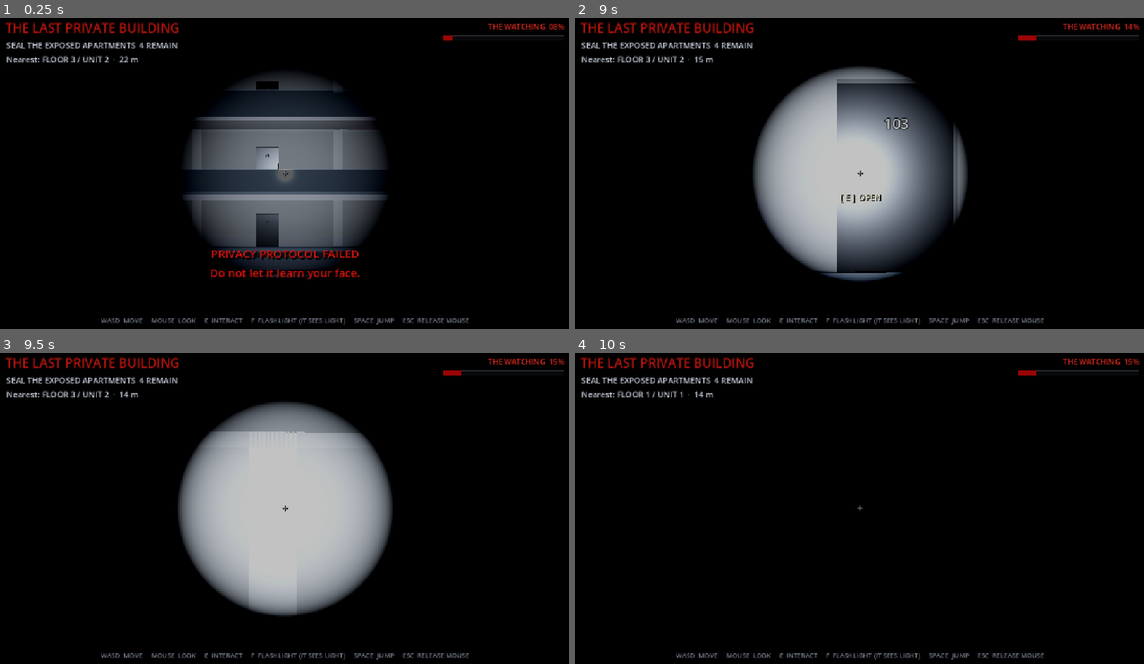
Above: before the commit, frames 1-4 (two rows, left to right).
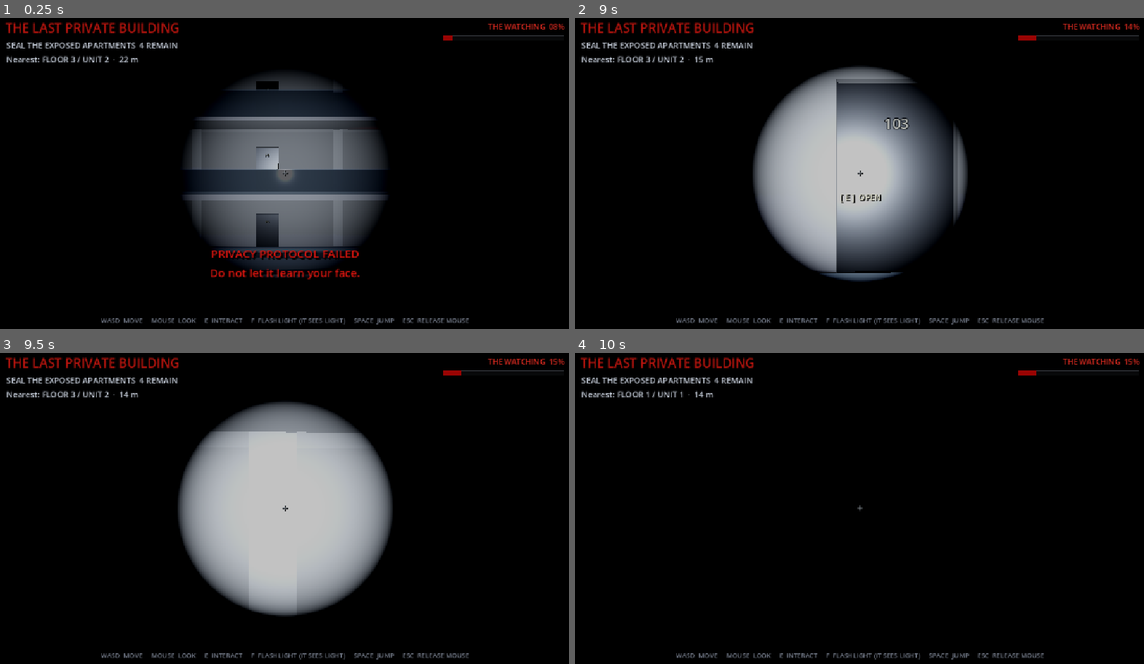
Above: after the commit, the same moments.

Repository: skorotkiewicz/privacy-apartments
Game: Godot game, scene res://main.tscn
Same seed, same stepped clock (60 frames per second), same inputs: the game is played once before the commit and once after it.
Inputs (mouse positions are in pixels of both pictures, inside the frame that each line leads up to):
- Up to frame 1 (0.25 s): no input
- Up to frame 2 (9 s): tap Enter (ui_accept) at 0.5, 0.77, 1.25, 1.52, 2, 2.75, 3.02, 3.77, 4.52, 5, 5.75, 6.02, 6.77, 7.52 s; move the mouse to (853, 179) at 0.52 s; hold W 0.53-2.78 s; tap F every 2.25 s from 0.6 to 7.35 s; move the mouse to (905, 176) at 1.27 s; tap E at 1.35, 5.85 s; move the mouse to (813, 170) at 2.02 s; tap R every 2.25 s from 2.1 to 8.85 s; move the mouse to (865, 173) at 2.77 s; hold A 2.78-3.53 s; move the mouse to (836, 167) at 3.52 s; hold E 3.53-4.28 s; hold W 3.53-5.78 s; move the mouse to (893, 173) at 4.27 s; move the mouse to (831, 173) at 5.02 s; move the mouse to (876, 167) at 5.77 s; hold D 5.78-6.53 s; move the mouse to (853, 179) at 6.52 s; hold W 6.53-8.78 s; move the mouse to (905, 176) at 7.27 s; move the mouse to (813, 170) at 8.02 s; hold E 8.03-8.78 s; move the mouse to (865, 173) at 8.77 s; hold A from 8.78 s (still down)
- Up to frame 3 (9.5 s): keep holding A; tap Enter (ui_accept) at 9.02 s
- Up to frame 4 (10 s): move the mouse to (836, 502) at 9.52 s; release A at 9.53 s; hold W from 9.53 s (still down); tap F at 9.6 s; tap Enter (ui_accept) at 9.77 s

The runs differ from the first frame. In frame 2, less than 0.1% of the frame differs, in the area x 45-56%, y 19-83%; in frame 3, less than 0.1%; in frame 4, nothing differs.

Commit message:
Add dynamic heartbeat audio and fear-based camera effects

Diff:
--- a/godot/privacy-apartments/game.gd
+++ b/godot/privacy-apartments/game.gd
@@ -19,6 +19,7 @@
 @onready var ending: ColorRect = $HUD/Ending
 @onready var ending_text: Label = $HUD/Ending/Text
 @onready var drone: AudioStreamPlayer = $Drone
+@onready var heartbeat: AudioStreamPlayer = $Heartbeat
 @onready var sfx: AudioStreamPlayer = $SFX
 
 var breaches: Array[String] = []
@@ -43,6 +44,8 @@
 	if DisplayServer.get_name() != "headless":
 		drone.stream = _make_drone()
 		drone.play()
+		heartbeat.stream = _make_heartbeat()
+		heartbeat.play()
 	_say("PRIVACY PROTOCOL FAILED\nDo not let it learn your face.", 4.0)
 	_update_hud()
 
@@ -64,10 +67,15 @@
 		if gaze_warning_wait <= 0.0:
 			_say("LOOK AWAY", 0.7)
 			gaze_warning_wait = 1.8
-	if player.global_position.distance_to(watcher.global_position) < 3.0:
+	var watcher_distance := player.global_position.distance_to(watcher.global_position)
+	if watcher_distance < 3.0:
 		attention += delta * 4.0
 
 	var now := Time.get_ticks_msec() * 0.001
+	var fear := maxf(clampf(attention / MAX_ATTENTION, 0.0, 1.0), 1.0 - clampf(watcher_distance / 12.0, 0.0, 1.0))
+	heartbeat.volume_db = lerpf(-32.0, -5.0, fear)
+	heartbeat.pitch_scale = lerpf(0.8, 1.55, fear)
+	camera.fov = 75.0 + sin(now * 2.5) * fear * fear * 1.6
 	var flicker := attention > 55.0 and sin(now * 31.0) + sin(now * 17.0) > 1.72
 	flashlight.light_energy = 0.35 if flicker else 6.5
 	for tag in breaches:
@@ -86,6 +94,8 @@
 func _exit_tree() -> void:
 	drone.stop()
 	drone.stream = null
+	heartbeat.stop()
+	heartbeat.stream = null
 	sfx.stop()
 	sfx.stream = null
 
@@ -279,6 +289,25 @@
 	stream.data = samples
 	return stream
 
+func _make_heartbeat() -> AudioStreamWAV:
+	var stream := AudioStreamWAV.new()
+	stream.format = AudioStreamWAV.FORMAT_8_BITS
+	stream.mix_rate = 11025
+	stream.loop_mode = AudioStreamWAV.LOOP_FORWARD
+	stream.loop_end = int(stream.mix_rate * 1.2)
+	var samples := PackedByteArray()
+	samples.resize(stream.loop_end)
+	for frame in range(stream.loop_end):
+		var cycle := float(frame) / stream.mix_rate
+		var sample := 0.0
+		for offset in [0.0, 0.24]:
+			var age: float = cycle - float(offset)
+			if age >= 0.0 and age < 0.22:
+				sample += sin(age * TAU * 52.0) * exp(-age * 20.0) * (1.0 if offset == 0.0 else 0.7)
+		samples[frame] = int(clampf(sample, -1.0, 1.0) * 100.0) & 0xff
+	stream.data = samples
+	return stream
+
 func _make_drone() -> AudioStreamWAV:
 	var stream := AudioStreamWAV.new()
 	stream.format = AudioStreamWAV.FORMAT_8_BITS
--- a/godot/privacy-apartments/main.tscn
+++ b/godot/privacy-apartments/main.tscn
@@ -85,6 +85,9 @@
 [node name="Drone" type="AudioStreamPlayer" parent="."]
 volume_db = -18.0
 
+[node name="Heartbeat" type="AudioStreamPlayer" parent="."]
+volume_db = -32.0
+
 [node name="SFX" type="AudioStreamPlayer" parent="."]
 volume_db = -8.0
 
